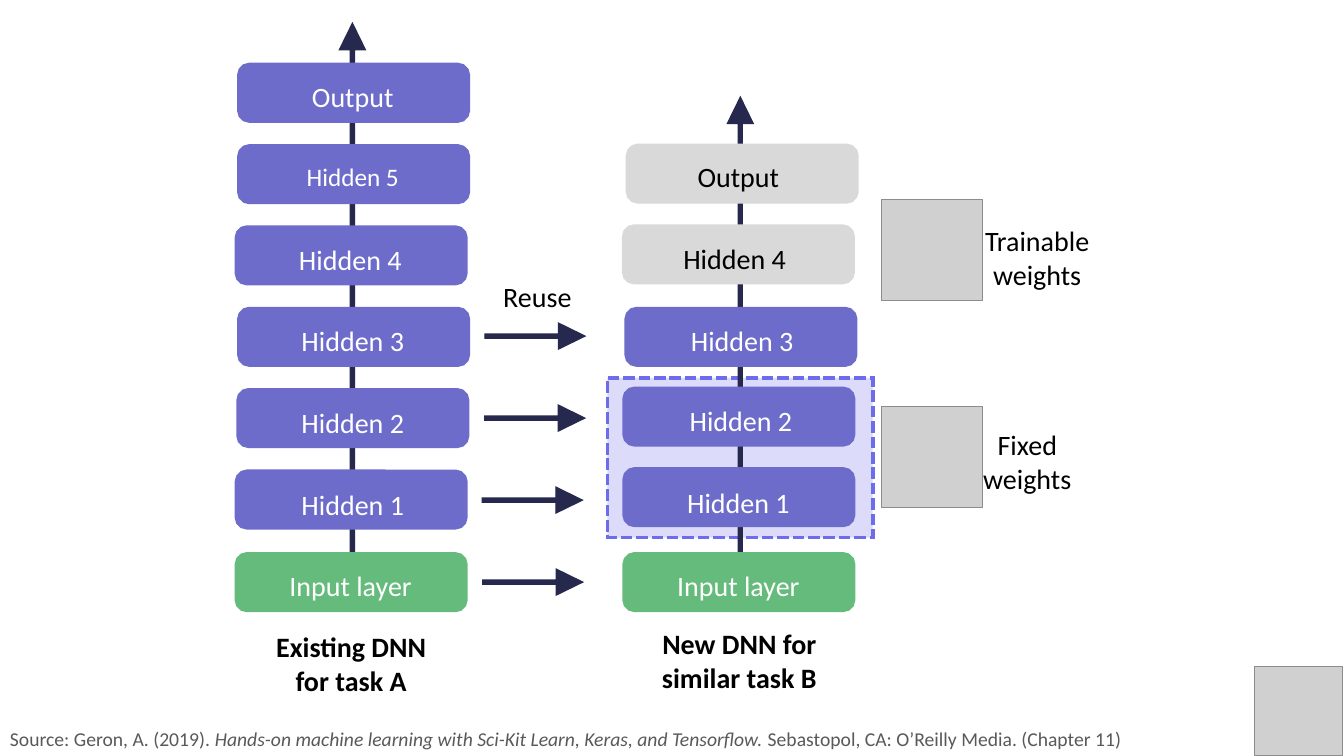
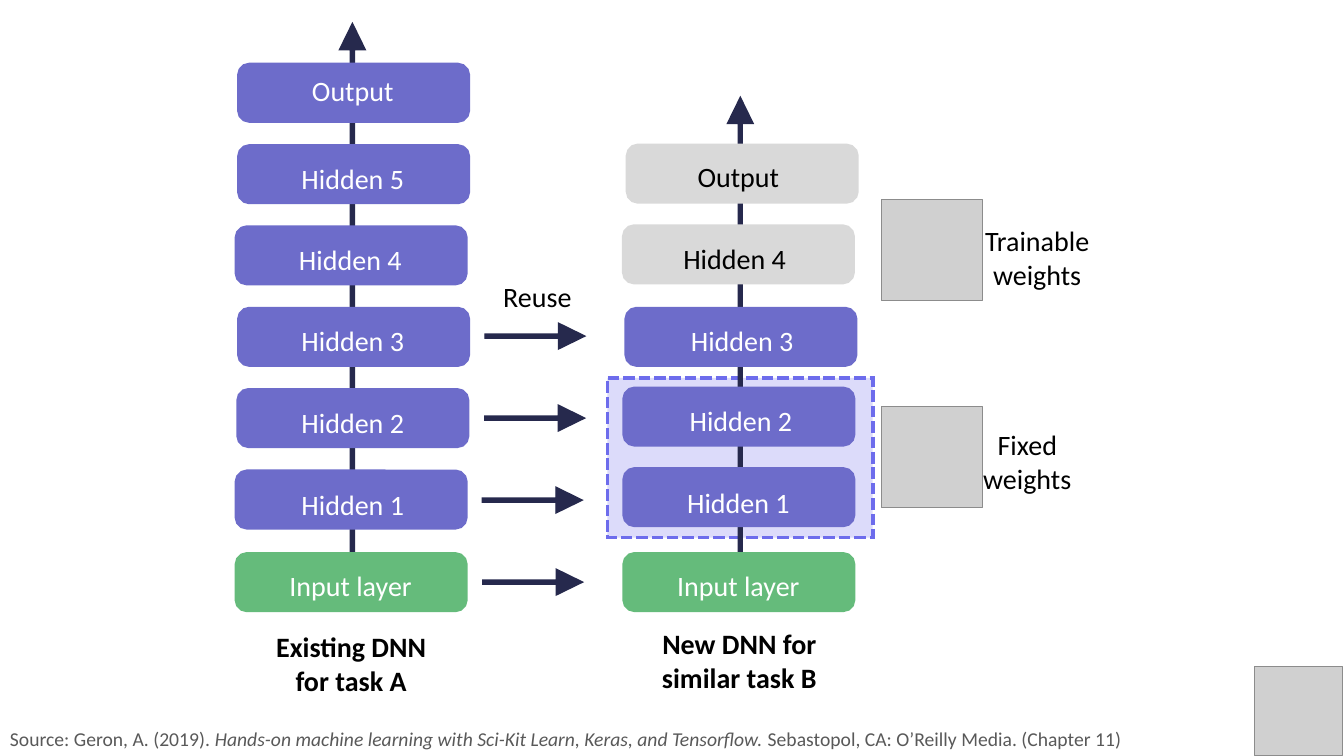
Before and after one commit to PracticumAI/transfer, a slide deck: slide 10 of presentations/02_transfer_learn.pptx. Drawn at 1344x756 pixels with LibreOffice and Linux fonts; fonts in the diff are those of the drawing; grey boxes stand for pictures. Boxes give left, top, right and bottom in pixels: in the first picture for what was removed or moved away, otherwise in the second. Text is boxed around its words. In the diff, an @@ line names an element or a change of style, - is before the commit and + after.

```diff
--- a/presentations/02_transfer_learn.pptx
+++ b/presentations/02_transfer_learn.pptx
@@ text "Output": place and size @@
-text "Output" at box(312, 89, 393, 112)
+text "Output" at box(312, 83, 393, 106)
@@ text "Hidden 5" at box(301, 169, 404, 189): size 18 to 20 pt @@
```
Also in this commit, not shown: 1 other slide changed, 2 slides removed.
